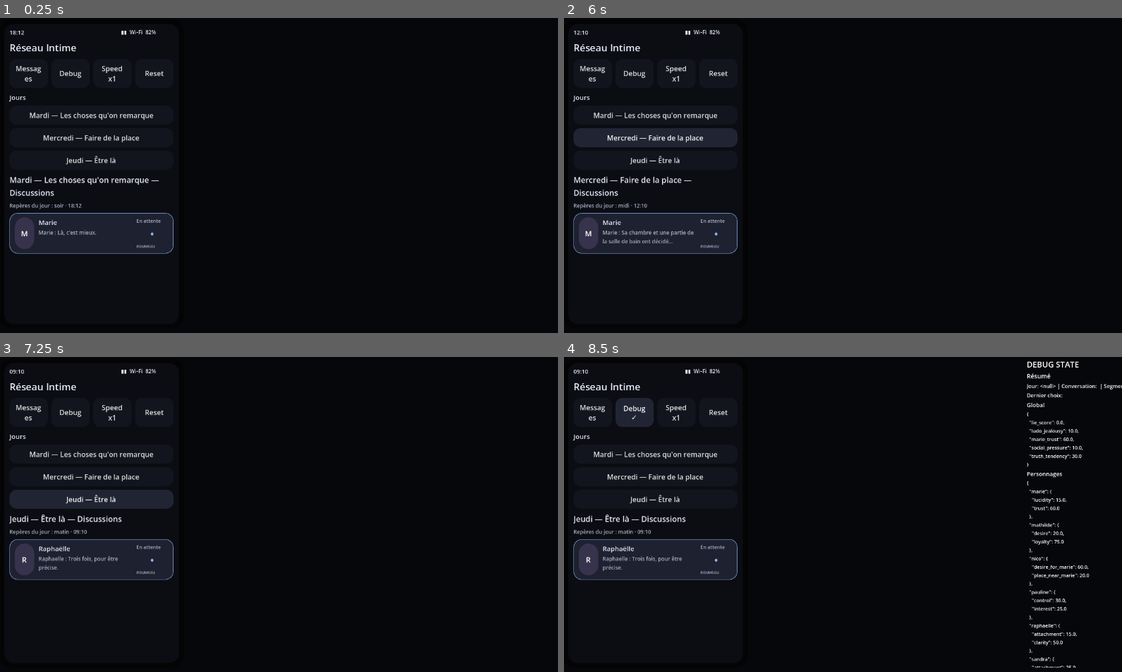
Above: before the commit, frames 1-4 (two rows, left to right).
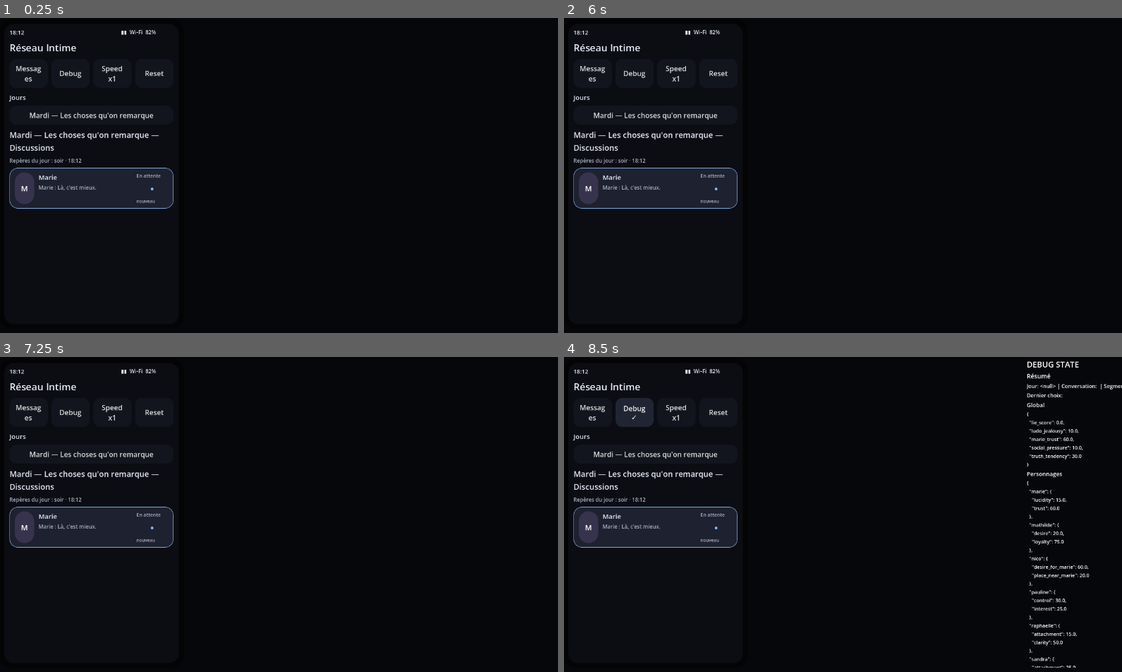
Above: after the commit, the same moments.

Repository: ludowww/reseau-intime
Game: Godot game, scene res://scenes/Main.tscn
The game is run twice, just before and just after one commit, with the same random seed, the same clock (stepped at 60 frames per second) and the same inputs.
Inputs (mouse positions are in pixels of both pictures, inside the frame that each line leads up to):
- Up to frame 1 (0.25 s): no input
- Up to frame 2 (6 s): click "Messages" at 0.5 s; click "Debug" at 1.25 s; click "Debug ✓" at 2 s; click "Speed x1" at 2.75 s; click "Speed x3" at 3.5 s; click "Speed x8" at 4.25 s; click "Mardi — Les choses qu'on rema…" at 5 s; click (653, 137) at 5.75 s, where only the run before the commit has a clickable "Mercredi — Faire de la place"
- Up to frame 3 (7.25 s): click (89, 498) at 6.5 s, where only the run before the commit has a clickable "Jeudi — Être là"
- Up to frame 4 (8.5 s): click "Messages" at 7.25 s; click "Debug" at 8 s

The runs differ from the first frame. In frame 1, 8.0% of the frame differs, in the area x 1-32%, y 36-75%; in frame 2, 9.3%, in the area x 1-32%, y 4-75%; in frame 3, 8.0%; in frame 4, 6.6%.

Commit message:
runtime: wire phone scene to V0.84 timeline adapter

Diff:
--- a/game/scenes/smartphone/PhonePrototype.tscn
+++ b/game/scenes/smartphone/PhonePrototype.tscn
@@ -1,6 +1,6 @@
 [gd_scene load_steps=2 format=3 uid="uid://phone_prototype"]
 
-[ext_resource type="Script" path="res://scripts/ui/PhonePrototypeV082.gd" id="1"]
+[ext_resource type="Script" path="res://scripts/ui/PhonePrototypeV084.gd" id="1"]
 
 [node name="PhonePrototype" type="Control"]
 layout_mode = 3
